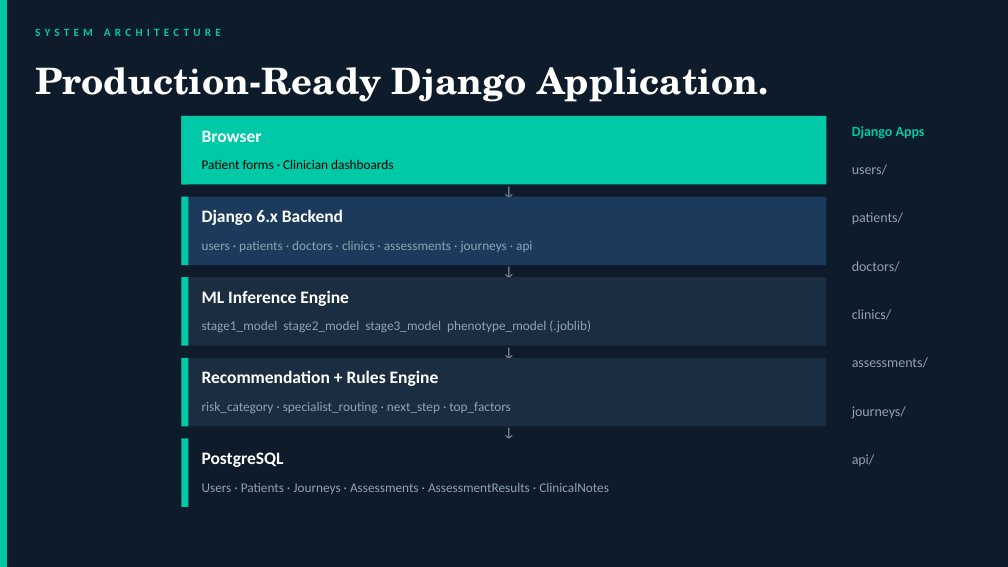
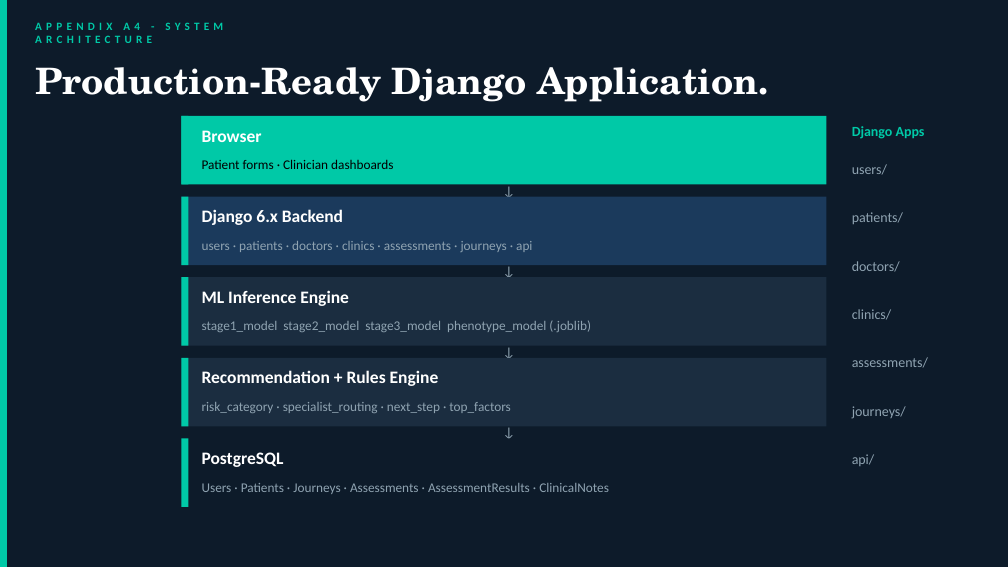
Before and after one commit to AaronDDavis/organic-computers, a slide deck: slide 23 of PCOSense_Presentation.pptx (slide 12 before the commit). Drawn at 1008x567 pixels with LibreOffice and Linux fonts; fonts in the diff are those of the drawing. Boxes give left, top, right and bottom in pixels: in the first picture for what was removed or moved away, otherwise in the second. Text is boxed around its words. In the diff, an @@ line names an element or a change of style, - is before the commit and + after.

```diff
--- a/PCOSense_Presentation.pptx
+++ b/PCOSense_Presentation.pptx
@@ text at [35,22,223,43]: text changed @@
-SYSTEM ARCHITECTURE
+APPENDIX A4 - SYSTEM ARCHITECTURE
```
Also in this commit, not shown: 9 other slides changed, 2 slides added, 17 other files.
